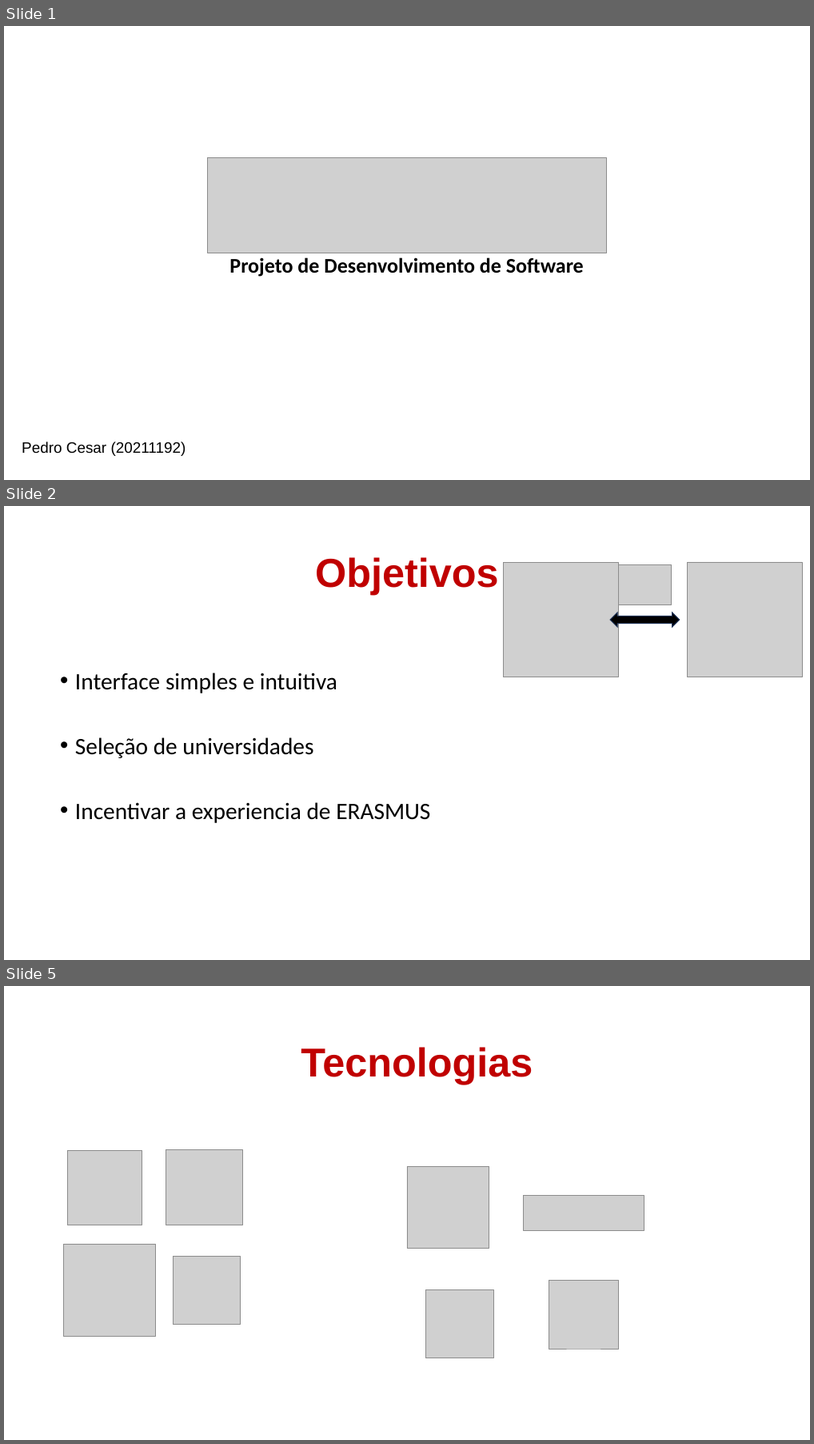
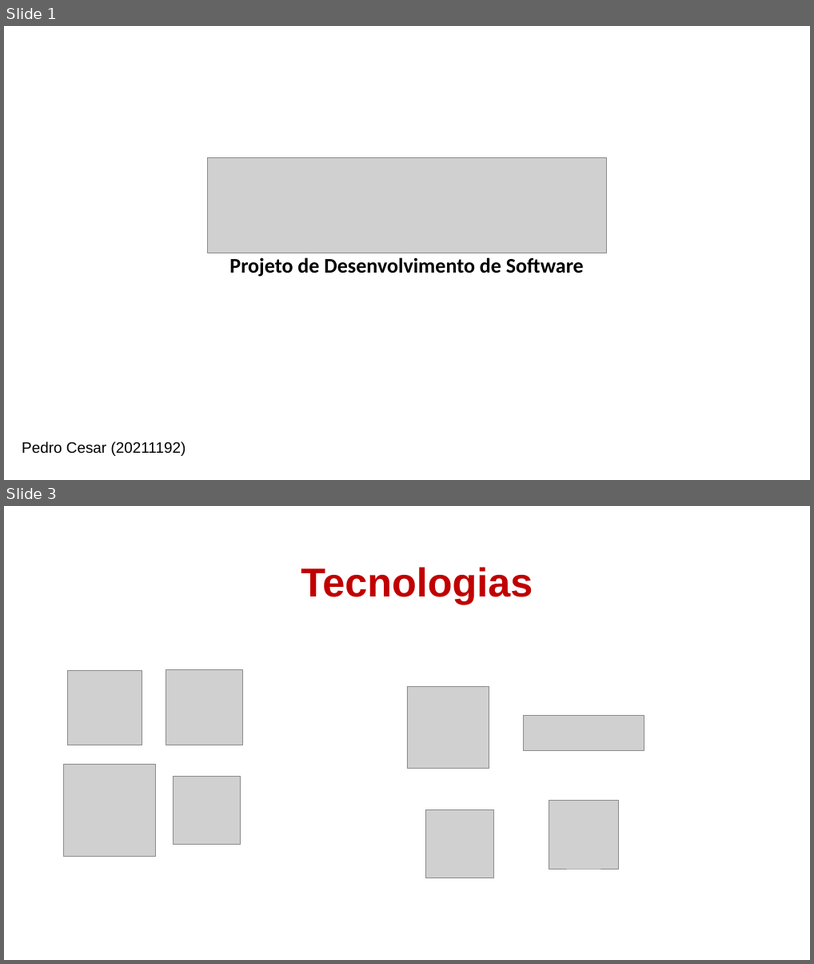
Before and after one commit to yxngczsr/easyerasmus, a slide deck: docs/ApresentaçãoFinal.pptx. Shown one above the other, each under a label of ours: slides 1, 2 and 5 before the commit, slides 1 and 3 after it; the slides between them are not shown. The pictures are 814x1444 and 814x964 pixels, drawn with LibreOffice and Linux fonts; fonts in the diff are those of the drawing; grey boxes stand for pictures. Boxes give left, top, right and bottom in pixels: in the first picture for what was removed or moved away, otherwise in the second. Text is boxed around its words. In the diff, an @@ line names an element or a change of style, - is before the commit and + after.

```diff
--- a/docs/ApresentaçãoFinal.pptx
+++ b/docs/ApresentaçãoFinal.pptx
@@ slide 2 removed at (4, 506, 810, 960), background #FFFFFF @@
@@ title removed at (315, 557, 498, 595) @@
-Objetivos
@@ picture removed at (504, 562, 618, 677) @@
@@ picture removed at (618, 564, 672, 604) @@
@@ picture removed at (687, 562, 802, 676) @@
@@ left right arrow removed at (610, 612, 680, 627) @@
@@ text removed at (75, 672, 430, 823) @@
-• Interface simples e intuitiva
-• Seleção de universidades
-• Incentivar a experiencia de ERASMUS
@@ what was slide 5 is now slide 3 @@
```
Also in this commit, not shown: 2 slides changed, 1 other slide removed, 7 other files.
